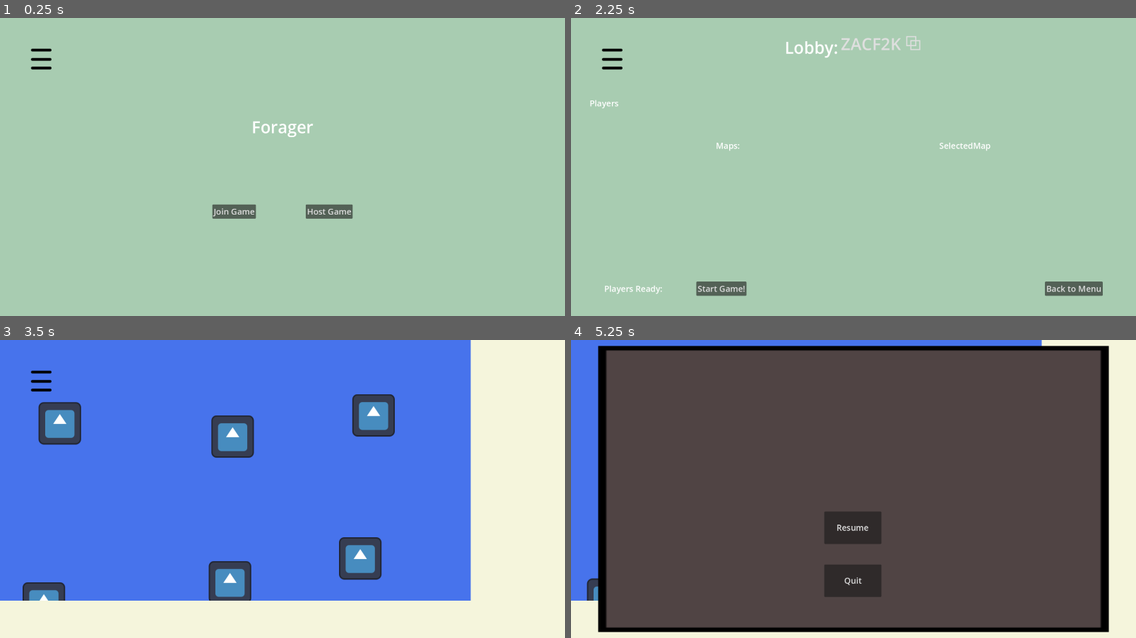
Above: before the commit, frames 1-4 (two rows, left to right).
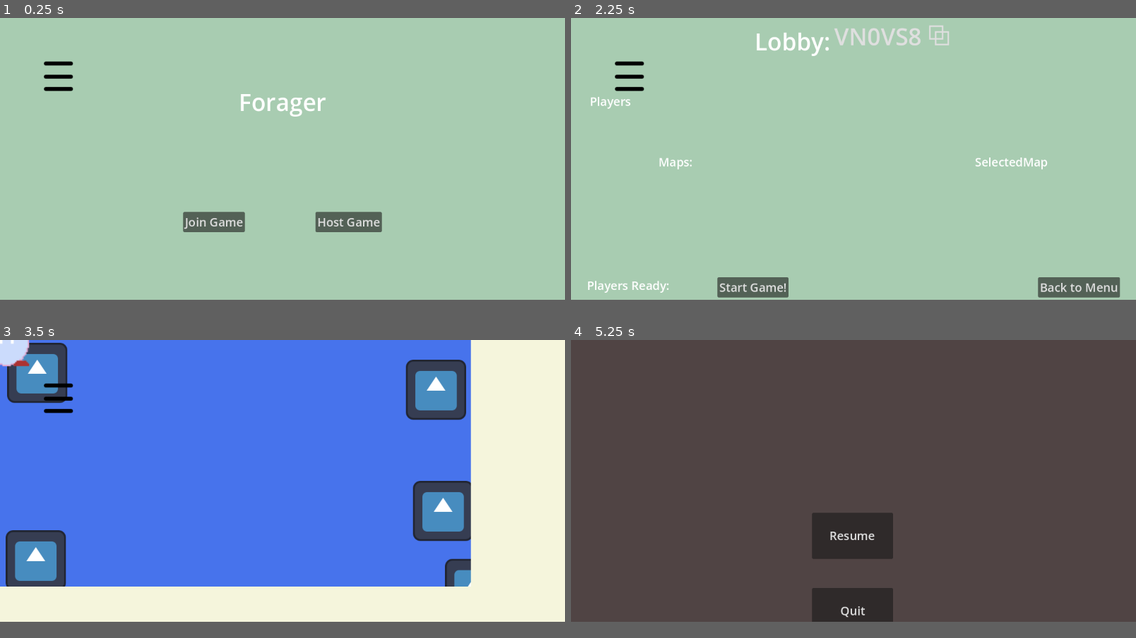
Above: after the commit, the same moments.

Repository: Collyz/Foragers
Game: Godot game, scene res://scenes/scene_controller_node.tscn
Same seed, same stepped clock (60 frames per second), same inputs: the game is played once before the commit and once after it. The engine's default icon, where the game draws it, is replaced by a stand-in: a white triangle on a blue panel in a dark square.
Inputs (mouse positions are in pixels of both pictures, inside the frame that each line leads up to; where the layout moved, square brackets give the same spot in the first picture):
- Up to frame 1 (0.25 s): no input
- Up to frame 2 (2.25 s): click "Join Game" at 0.5 s; click "Back to Menu" at 1.25 s; click "Host Game" at 2 s
- Up to frame 3 (3.5 s): click "Start Game!" at 2.75 s
- Up to frame 4 (5.25 s): move the mouse to (977, 474) at 3.52 s; hold D (move_right, bound only after the commit) 3.53-4.25 s; click (977, 474) at 3.67 s; drag from (740, 503) to (825, 548) at 4.27 s; click (627, 402) [610, 381] at 5 s
In our replay, the window is 800x423 before the commit and 800x400 after it. These sizes can differ from the game's own. Grey fills any space a smaller window leaves; there, only what the larger window draws over its background counts as a difference.

The runs differ from the first frame. In frame 1, 2.7% of the frame differs, in the area x 5-68%, y 10-72%; in frame 2, 3.6%; in frame 3, 18%; in frame 4, 22%, in the area x 0-100%, y 0-99%.

Commit message:
Localhost multiplayer temp works

Diff:
--- a/foragers/character_body_2d.gd
+++ /dev/null
@@ -1 +0,0 @@
-extends CharacterBody2D
--- a/foragers/filler.tscn
+++ b/foragers/filler.tscn
@@ -1,18 +1,183 @@
-[gd_scene load_steps=4 format=3 uid="uid://dl1uub6ccu1uk"]
+[gd_scene load_steps=22 format=3 uid="uid://dl1uub6ccu1uk"]
 
-[ext_resource type="Script" uid="uid://1tqv1hgyde3m" path="res://character_body_2d.gd" id="1_a01ra"]
-[ext_resource type="Texture2D" uid="uid://bk44nnxqotsdn" path="res://assets/misc/icon.svg" id="1_hbxsj"]
+[ext_resource type="Script" uid="uid://1tqv1hgyde3m" path="res://player_filler.gd" id="1_a01ra"]
+[ext_resource type="Texture2D" uid="uid://dxmchka13pyrg" path="res://blob.png" id="2_a01ra"]
 
-[sub_resource type="RectangleShape2D" id="RectangleShape2D_a01ra"]
-size = Vector2(128, 128)
+[sub_resource type="AtlasTexture" id="AtlasTexture_qx4n1"]
+atlas = ExtResource("2_a01ra")
+region = Rect2(0, 0, 32, 32)
 
-[node name="filler" type="Node2D"]
+[sub_resource type="AtlasTexture" id="AtlasTexture_2vqg5"]
+atlas = ExtResource("2_a01ra")
+region = Rect2(32, 0, 32, 32)
 
-[node name="CharacterBody2D" type="CharacterBody2D" parent="."]
+[sub_resource type="AtlasTexture" id="AtlasTexture_wmin5"]
+atlas = ExtResource("2_a01ra")
+region = Rect2(32, 64, 32, 32)
+
+[sub_resource type="AtlasTexture" id="AtlasTexture_s5ycq"]
+atlas = ExtResource("2_a01ra")
+region = Rect2(0, 64, 32, 32)
+
+[sub_resource type="AtlasTexture" id="AtlasTexture_irwkt"]
+atlas = ExtResource("2_a01ra")
+region = Rect2(64, 64, 32, 32)
+
+[sub_resource type="AtlasTexture" id="AtlasTexture_3buwq"]
+atlas = ExtResource("2_a01ra")
+region = Rect2(96, 64, 32, 32)
+
+[sub_resource type="AtlasTexture" id="AtlasTexture_bmgur"]
+atlas = ExtResource("2_a01ra")
+region = Rect2(0, 96, 32, 32)
+
+[sub_resource type="AtlasTexture" id="AtlasTexture_t04tp"]
+atlas = ExtResource("2_a01ra")
+region = Rect2(32, 96, 32, 32)
+
+[sub_resource type="AtlasTexture" id="AtlasTexture_lxr4s"]
+atlas = ExtResource("2_a01ra")
+region = Rect2(64, 0, 32, 32)
+
+[sub_resource type="AtlasTexture" id="AtlasTexture_104qg"]
+atlas = ExtResource("2_a01ra")
+region = Rect2(96, 0, 32, 32)
+
+[sub_resource type="AtlasTexture" id="AtlasTexture_6wtxn"]
+atlas = ExtResource("2_a01ra")
+region = Rect2(0, 32, 32, 32)
+
+[sub_resource type="AtlasTexture" id="AtlasTexture_gk7rf"]
+atlas = ExtResource("2_a01ra")
+region = Rect2(32, 32, 32, 32)
+
+[sub_resource type="AtlasTexture" id="AtlasTexture_fldm6"]
+atlas = ExtResource("2_a01ra")
+region = Rect2(64, 32, 32, 32)
+
+[sub_resource type="AtlasTexture" id="AtlasTexture_jbh00"]
+atlas = ExtResource("2_a01ra")
+region = Rect2(96, 32, 32, 32)
+
+[sub_resource type="AtlasTexture" id="AtlasTexture_20fgg"]
+atlas = ExtResource("2_a01ra")
+region = Rect2(64, 96, 32, 32)
+
+[sub_resource type="AtlasTexture" id="AtlasTexture_7nt5e"]
+atlas = ExtResource("2_a01ra")
+region = Rect2(96, 96, 32, 32)
+
+[sub_resource type="SpriteFrames" id="SpriteFrames_a01ra"]
+animations = [{
+"frames": [{
+"duration": 1.0,
+"texture": SubResource("AtlasTexture_qx4n1")
+}, {
+"duration": 1.0,
+"texture": SubResource("AtlasTexture_2vqg5")
+}],
+"loop": true,
+"name": &"idle_down",
+"speed": 3.0
+}, {
+"frames": [{
+"duration": 1.0,
+"texture": SubResource("AtlasTexture_wmin5")
+}, {
+"duration": 1.0,
+"texture": SubResource("AtlasTexture_s5ycq")
+}],
+"loop": true,
+"name": &"idle_left",
+"speed": 3.0
+}, {
+"frames": [{
+"duration": 1.0,
+"texture": SubResource("AtlasTexture_irwkt")
+}, {
+"duration": 1.0,
+"texture": SubResource("AtlasTexture_3buwq")
+}],
+"loop": true,
+"name": &"idle_right",
+"speed": 3.0
+}, {
+"frames": [{
+"duration": 1.0,
+"texture": SubResource("AtlasTexture_bmgur")
+}, {
+"duration": 1.0,
+"texture": SubResource("AtlasTexture_t04tp")
+}],
+"loop": true,
+"name": &"idle_up",
+"speed": 3.0
+}, {
+"frames": [{
+"duration": 1.0,
+"texture": SubResource("AtlasTexture_lxr4s")
+}, {
+"duration": 1.0,
+"texture": SubResource("AtlasTexture_104qg")
+}],
+"loop": true,
+"name": &"walk_down",
+"speed": 3.0
+}, {
+"frames": [{
+"duration": 1.0,
+"texture": SubResource("AtlasTexture_6wtxn")
+}, {
+"duration": 1.0,
+"texture": SubResource("AtlasTexture_gk7rf")
+}],
+"loop": true,
+"name": &"walk_left",
+"speed": 3.0
+}, {
+"frames": [{
+"duration": 1.0,
+"texture": SubResource("AtlasTexture_fldm6")
+}, {
+"duration": 1.0,
+"texture": SubResource("AtlasTexture_jbh00")
+}],
+"loop": true,
+"name": &"walk_right",
+"speed": 3.0
+}, {
+"frames": [{
+"duration": 1.0,
+"texture": SubResource("AtlasTexture_20fgg")
+}, {
+"duration": 1.0,
+"texture": SubResource("AtlasTexture_7nt5e")
+}],
+"loop": true,
+"name": &"walk_up",
+"speed": 3.0
+}]
+
+[sub_resource type="CircleShape2D" id="CircleShape2D_hcjk1"]
+radius = 49.366
+
+[sub_resource type="SceneReplicationConfig" id="SceneReplicationConfig_a01ra"]
+properties/0/path = NodePath(".:position")
+properties/0/spawn = true
+properties/0/replication_mode = 1
+
+[node name="player" type="CharacterBody2D"]
+collision_layer = 2
 script = ExtResource("1_a01ra")
 
-[node name="CollisionShape2D" type="CollisionShape2D" parent="CharacterBody2D"]
-shape = SubResource("RectangleShape2D_a01ra")
+[node name="AnimatedSprite2D" type="AnimatedSprite2D" parent="."]
+scale = Vector2(3, 3)
+sprite_frames = SubResource("SpriteFrames_a01ra")
+animation = &"idle_down"
+frame_progress = 0.312284
 
-[node name="Sprite2D" type="Sprite2D" parent="CharacterBody2D"]
-texture = ExtResource("1_hbxsj")
+[node name="CollisionShape2D" type="CollisionShape2D" parent="."]
+shape = SubResource("CircleShape2D_hcjk1")
+
+[node name="MultiplayerSynchronizer" type="MultiplayerSynchronizer" parent="."]
+replication_config = SubResource("SceneReplicationConfig_a01ra")
--- /dev/null
+++ b/foragers/player_filler.gd
@@ -0,0 +1,44 @@
+extends CharacterBody2D
+
+class_name TempPlayer
+
+@onready var anm_sprite = $AnimatedSprite2D
+var max_speed = 200
+var last_direction = Vector2(0, 1)
+
+func _enter_tree() -> void:
+	set_multiplayer_authority(int(str(name)))
+
+func _physics_process(_delta: float) -> void:
+	if !is_multiplayer_authority():
+		return
+
+	var direction = Input.get_vector("move_left", "move_right", "move_up", "move_down")
+	velocity = direction * max_speed
+	move_and_slide()
+
+	if direction.length() > 0:
+		last_direction = direction
+		play_walk_animation(direction)
+	else:
+		play_idle_animation(last_direction)
+
+func play_walk_animation(direction):
+	if direction.x > 0:
+		anm_sprite.play("walk_right")
+	elif direction.x < 0:
+		anm_sprite.play("walk_left")
+	elif direction.y > 0:
+		anm_sprite.play("walk_down")
+	elif direction.y < 0:
+		anm_sprite.play("walk_up")
+
+func play_idle_animation(direction):
+	if direction.x > 0:
+		anm_sprite.play("idle_right")
+	elif direction.x < 0:
+		anm_sprite.play("idle_left")
+	elif direction.y > 0:
+		anm_sprite.play("idle_down")
+	elif direction.y < 0:
+		anm_sprite.play("idle_up")
--- a/foragers/project.godot
+++ b/foragers/project.godot
@@ -17,8 +17,8 @@
 
 [display]
 
-window/size/viewport_width=1700
-window/size/viewport_height=900
+window/size/viewport_width=1200
+window/size/viewport_height=600
 
 [input]
 
@@ -47,8 +47,29 @@
 "events": [Object(InputEventMouseButton,"resource_local_to_scene":false,"resource_name":"","device":-1,"window_id":0,"a …(253 unchanged characters)…
 ]
 }
+move_up={
+"deadzone": 0.2,
+"events": [Object(InputEventKey,"resource_local_to_scene":false,"resource_name":"","device":0,"window_id":0,"alt_pressed":false,"shift_pressed":false,"ctrl_pressed":false,"meta_pressed":false,"pressed":false,"keycode":0,"physical_keycode":87,"key_label":0,"unicode":0,"location":0,"echo":false,"script":null)
+]
+}
+move_down={
+"deadzone": 0.2,
+"events": [Object(InputEventKey,"resource_local_to_scene":false,"resource_name":"","device":-1,"window_id":0,"alt_pressed":false,"shift_pressed":false,"ctrl_pressed":false,"meta_pressed":false,"pressed":false,"keycode":0,"physical_keycode":83,"key_label":0,"unicode":115,"location":0,"echo":false,"script":null)
+]
+}
+move_left={
+"deadzone": 0.2,
+"events": [Object(InputEventKey,"resource_local_to_scene":false,"resource_name":"","device":-1,"window_id":0,"alt_pressed":false,"shift_pressed":false,"ctrl_pressed":false,"meta_pressed":false,"pressed":false,"keycode":0,"physical_keycode":65,"key_label":0,"unicode":97,"location":0,"echo":false,"script":null)
+]
+}
+move_right={
+"deadzone": 0.2,
+"events": [Object(InputEventKey,"resource_local_to_scene":false,"resource_name":"","device":-1,"window_id":0,"alt_pressed":false,"shift_pressed":false,"ctrl_pressed":false,"meta_pressed":false,"pressed":false,"keycode":0,"physical_keycode":68,"key_label":0,"unicode":100,"location":0,"echo":false,"script":null)
+]
+}
 
 [rendering]
 
+textures/canvas_textures/default_texture_filter=0
 renderer/rendering_method="gl_compatibility"
 renderer/rendering_method.mobile="gl_compatibility"
--- a/foragers/scenes/game_scene.tscn
+++ b/foragers/scenes/game_scene.tscn
@@ -2,7 +2,7 @@
 
 [ext_resource type="Script" uid="uid://clrvk7x6lxtiw" path="res://scripts/scene_scripts/game_scene.gd" id="1_ycayy"]
 [ext_resource type="Script" uid="uid://beux00cohix03" path="res://scripts/scene_scripts/board_camera.gd" id="2_bw6k5"]
-[ext_resource type="PackedScene" uid="uid://dl1uub6ccu1uk" path="res://filler.tscn" id="2_ycayy"]
+[ext_resource type="Texture2D" uid="uid://bk44nnxqotsdn" path="res://assets/misc/icon.svg" id="2_y3j0m"]
 [ext_resource type="PackedScene" uid="uid://dnimkygvmidpk" path="res://setting_interface_scenes/settings_visual_button.tscn" id="3_y3j0m"]
 
 [node name="Game" type="Control"]
@@ -57,14 +57,21 @@
 offset_right = 1408.0
 offset_bottom = 887.0
 
-[node name="SubViewport" type="SubViewport" parent="SubViewportContainerBoard"]
+[node name="BoardSubViewport" type="SubViewport" parent="SubViewportContainerBoard"]
 handle_input_locally = false
 render_target_update_mode = 4
 
-[node name="BG" type="CanvasLayer" parent="SubViewportContainerBoard/SubViewport"]
+[node name="BoardCamera" type="Camera2D" parent="SubViewportContainerBoard/BoardSubViewport"]
+limit_smoothed = true
+position_smoothing_enabled = true
+editor_draw_limits = true
+editor_draw_drag_margin = true
+script = ExtResource("2_bw6k5")
+
+[node name="BG" type="CanvasLayer" parent="SubViewportContainerBoard/BoardSubViewport"]
 layer = -1
 
-[node name="ColorRect" type="ColorRect" parent="SubViewportContainerBoard/SubViewport/BG"]
+[node name="ColorRect" type="ColorRect" parent="SubViewportContainerBoard/BoardSubViewport/BG"]
 anchors_preset = 15
 anchor_right = 1.0
 anchor_bottom = 1.0
@@ -72,33 +79,44 @@
 grow_vertical = 2
 color = Color(0.276632, 0.452537, 0.923213, 1)
 
-[node name="BoardCamera" type="Camera2D" parent="SubViewportContainerBoard/SubViewport"]
-limit_smoothed = true
-position_smoothing_enabled = true
-editor_draw_limits = true
-editor_draw_drag_margin = true
-script = ExtResource("2_bw6k5")
+[node name="Sprite2D" type="Sprite2D" parent="SubViewportContainerBoard/BoardSubViewport"]
+position = Vector2(995, 522)
+texture = ExtResource("2_y3j0m")
 
-[node name="filler" parent="SubViewportContainerBoard/SubViewport" instance=ExtResource("2_ycayy")]
-position = Vector2(112, 784)
+[node name="Sprite2D2" type="Sprite2D" parent="SubViewportContainerBoard/BoardSubViewport"]
+position = Vector2(927, 356)
+texture = ExtResource("2_y3j0m")
 
-[node name="filler2" parent="SubViewportContainerBoard/SubViewport" instance=ExtResource("2_ycayy")]
-position = Vector2(1104, 216)
+[node name="Sprite2D3" type="Sprite2D" parent="SubViewportContainerBoard/BoardSubViewport"]
+position = Vector2(65, 62)
+texture = ExtResource("2_y3j0m")
 
-[node name="filler3" parent="SubViewportContainerBoard/SubViewport" instance=ExtResource("2_ycayy")]
-position = Vector2(672, 720)
+[node name="Sprite2D4" type="Sprite2D" parent="SubViewportContainerBoard/BoardSubViewport"]
+position = Vector2(62, 461)
+texture = ExtResource("2_y3j0m")
 
-[node name="filler4" parent="SubViewportContainerBoard/SubViewport" instance=ExtResource("2_ycayy")]
-position = Vector2(160, 240)
+[node name="Sprite2D5" type="Sprite2D" parent="SubViewportContainerBoard/BoardSubViewport"]
+position = Vector2(912, 98)
+texture = ExtResource("2_y3j0m")
 
-[node name="filler5" parent="SubViewportContainerBoard/SubViewport" instance=ExtResource("2_ycayy")]
-position = Vector2(1064, 648)
+[node name="Sprite2D8" type="Sprite2D" parent="SubViewportContainerBoard/BoardSubViewport"]
+position = Vector2(83, 747)
+texture = ExtResource("2_y3j0m")
 
-[node name="filler6" parent="SubViewportContainerBoard/SubViewport" instance=ExtResource("2_ycayy")]
-position = Vector2(680, 280)
+[node name="Sprite2D7" type="Sprite2D" parent="SubViewportContainerBoard/BoardSubViewport"]
+position = Vector2(1336, 69)
+texture = ExtResource("2_y3j0m")
+
+[node name="Sprite2D6" type="Sprite2D" parent="SubViewportContainerBoard/BoardSubViewport"]
+position = Vector2(751, 731)
+texture = ExtResource("2_y3j0m")
 
 [node name="SettingsVisualButton" parent="." instance=ExtResource("3_y3j0m")]
 layout_mode = 1
 anchors_preset = 9
 anchor_bottom = 1.0
 grow_vertical = 2
+
+[node name="MultiplayerSpawner" type="MultiplayerSpawner" parent="."]
+_spawnable_scenes = PackedStringArray("uid://dl1uub6ccu1uk")
+spawn_path = NodePath("../SubViewportContainerBoard/BoardSubViewport")
--- a/foragers/scenes/hosting_lobby.tscn
+++ b/foragers/scenes/hosting_lobby.tscn
@@ -45,13 +45,11 @@
 
 [node name="VBoxContainer" type="VBoxContainer" parent="."]
 layout_mode = 1
-anchors_preset = 5
-anchor_left = 0.5
-anchor_right = 0.5
-offset_left = -750.0
-offset_right = 750.0
-offset_bottom = 900.0
+anchors_preset = 15
+anchor_right = 1.0
+anchor_bottom = 1.0
 grow_horizontal = 2
+grow_vertical = 2
 theme_override_constants/separation = 205
 
 [node name="LobbyCodeHBox" type="HBoxContainer" parent="VBoxContainer"]
@@ -93,16 +91,19 @@
 
 [node name="HBoxContainer" type="HBoxContainer" parent="VBoxContainer"]
 layout_mode = 2
+size_flags_horizontal = 4
 size_flags_vertical = 6
 theme_override_constants/separation = 530
 
 [node name="HBoxContainer" type="HBoxContainer" parent="VBoxContainer/HBoxContainer"]
 layout_mode = 2
-size_flags_horizontal = 2
+size_flags_horizontal = 4
 theme_override_constants/separation = 95
 
 [node name="ReadyLabel" type="Label" parent="VBoxContainer/HBoxContainer/HBoxContainer"]
 layout_mode = 2
+size_flags_horizontal = 6
+size_flags_vertical = 0
 theme_override_font_sizes/font_size = 25
 text = "Players Ready: "
 horizontal_alignment = 1
@@ -110,11 +111,15 @@
 
 [node name="StartButton" type="Button" parent="VBoxContainer/HBoxContainer/HBoxContainer"]
 layout_mode = 2
+size_flags_horizontal = 2
+size_flags_vertical = 8
 theme_override_font_sizes/font_size = 25
 text = "Start Game!"
 
 [node name="BackButton" type="Button" parent="VBoxContainer/HBoxContainer"]
 layout_mode = 2
+size_flags_horizontal = 2
+size_flags_vertical = 4
 theme_override_font_sizes/font_size = 25
 text = "Back to Menu"
 
--- a/foragers/scenes/join_lobby.tscn
+++ b/foragers/scenes/join_lobby.tscn
@@ -85,3 +85,4 @@
 text = "Join Game"
 
 [connection signal="pressed" from="VBoxContainer/HBoxContainer2/BackButton" to="." method="_on_back_button_pressed"]
+[connection signal="pressed" from="VBoxContainer/HBoxContainer2/JoinGameButton" to="." method="_on_join_game_button_pressed"]
--- a/foragers/scenes/scene_controller_node.tscn
+++ b/foragers/scenes/scene_controller_node.tscn
@@ -1,6 +1,6 @@
 [gd_scene load_steps=2 format=3 uid="uid://qf8e5o45vuaj"]
 
-[ext_resource type="Script" uid="uid://bcnnowrx41jnq" path="res://scripts/multiplayer_scripts/scene_controller.gd" id="1_tgksc"]
+[ext_resource type="Script" uid="uid://bcnnowrx41jnq" path="res://scripts/scene_controller.gd" id="1_tgksc"]
 
 [node name="SceneControllerNode" type="Node"]
 script = ExtResource("1_tgksc")
--- a/foragers/scripts/host_server.gd
+++ b/foragers/scripts/multiplayer_scripts/multiplayer.gd
@@ -4,6 +4,7 @@
 var peer: ENetMultiplayerPeer
 var port_to_use: int = 25555
 var expected_lobby_code: String = ""
+var game_scene: Game
 
 func _ready():
 	peer = ENetMultiplayerPeer.new()
@@ -17,12 +18,15 @@
 		multiplayer.peer_connected.connect(
 			func(peerID):
 				print("Peer " + str(peerID) + " has joined the game!")
+				add_player(peerID)
 		)
+	add_player(multiplayer.get_unique_id())
 
 func create_client():
 	if peer != null:
 		peer.create_client("localhost", port_to_use)
 		multiplayer.multiplayer_peer = peer
+
 
 ### Generates and sets a random 6-character lobby code using A-Z and 0-9
 ### @return A random uppercase alphanumeric string.
@@ -43,3 +47,12 @@
 
 	expected_lobby_code = result
 	return result
+
+func add_player(peerID):
+	if game_scene != null:
+		game_scene.spawn_player(str(peerID))
+	else:
+		print("game scene null")
+
+func set_game_scene(scene: Game) -> void:
+	game_scene = scene
--- a/foragers/scripts/multiplayer_scripts/scene_controller.gd
+++ b/foragers/scripts/scene_controller.gd
@@ -4,12 +4,13 @@
 @onready var menu = preload("res://scenes/start_menu.tscn").instantiate()
 @onready var joining_scene: ClientScreen  = preload("res://scenes/join_lobby.tscn").instantiate()
 @onready var hosting_scene: HostingScreen = preload("res://scenes/hosting_lobby.tscn").instantiate()
-@onready var game_scene = preload("res://scenes/game_scene.tscn").instantiate()
+@onready var game_scene: Game = preload("res://scenes/game_scene.tscn").instantiate()
 
 var host_server: HostServer
 
 func _ready():
 	host_server = HostServer.new()
+	host_server.set_game_scene(game_scene)
 	add_child(menu)
 	add_child(host_server)
 	randomize()
@@ -21,19 +22,25 @@
 func scene_to_joining():
 	if get_node_or_null("res://scenes/join_lobby.tscn") == null:
 		add_child(joining_scene)
-		host_server.create_client()
 
 
 func scene_to_hosting():
 	if get_node_or_null("res://scenes/hosting_lobby.tscn") == null:
 		add_child(hosting_scene)
-		host_server.create_server()
 		hosting_scene.set_lobby_code(host_server.generate_lobby_code())
 
 func scene_to_game():
 	if get_node_or_null("res://scenes/game_scene.tscn") == null:
 		add_child(game_scene)
 
+func join_game():
+	host_server.create_client()
+	#game_scene.spawn_player()
+
+func host_game():
+	host_server.create_server()
+	#game_scene.spawn_player()
+
 func close_hosting():
 	pass
 
--- a/foragers/scripts/scene_scripts/game_scene.gd
+++ b/foragers/scripts/scene_scripts/game_scene.gd
@@ -1,8 +1,11 @@
 extends Control
+class_name Game
 
-@onready var game_camera = $SubViewportContainerBoard/SubViewport/BoardCamera
-@onready var game_viewport = $SubViewportContainerBoard/SubViewport
+
+@onready var game_camera = $SubViewportContainerBoard/BoardSubViewport/BoardCamera
+@onready var game_viewport = $SubViewportContainerBoard/BoardSubViewport
 @onready var side_viewport = $SubViewportContainerSides/SubViewport
+@onready var player = preload("res://filler.tscn")
 
 var dragging := false
 var last_mouse_position := Vector2.ZERO
@@ -26,5 +29,10 @@
 	game_camera.position = Vector2(game_viewport.size.x/2, game_viewport.size.y/2)
 	game_camera.position_smoothing_enabled = true;
 
-func _input(event):
+func _input(_event):
 	pass
+
+func spawn_player(peerID: String) -> void:
+	var temp_player: TempPlayer = player.instantiate()
+	temp_player.name = peerID
+	game_viewport.add_child(temp_player)
--- a/foragers/scripts/scene_scripts/hosting_lobby.gd
+++ b/foragers/scripts/scene_scripts/hosting_lobby.gd
@@ -22,6 +22,7 @@
 func _on_start_button_pressed():
 	parent.remove_child(self)
 	parent.scene_to_game()
+	parent.host_game()
 
 func _on_lobby_code_button_pressed():
 	DisplayServer.clipboard_set(lobby_code)
--- a/foragers/scripts/scene_scripts/join_lobby.gd
+++ b/foragers/scripts/scene_scripts/join_lobby.gd
@@ -10,6 +10,12 @@
 func _input(_event):
 	pass
 
-func _on_back_button_pressed():
+func _on_back_button_pressed() -> void:
 	parent.remove_child(self)
 	parent.scene_to_menu()
+
+
+func _on_join_game_button_pressed() -> void:
+	parent.remove_child(self)
+	parent.scene_to_game()
+	parent.join_game()
Binary file added: foragers/blob.png
Not shown, added: foragers/blob.png.import
Renamed: foragers/character_body_2d.gd.uid -> foragers/player_filler.gd.uid
Renamed: foragers/scripts/host_server.gd.uid -> foragers/scripts/multiplayer_scripts/multiplayer.gd.uid
Renamed: foragers/scripts/multiplayer_scripts/scene_controller.gd.uid -> foragers/scripts/scene_controller.gd.uid
Binary file added: foragers/scripts/setting_scripts/blob.png
Not shown, added: foragers/scripts/setting_scripts/blob.png.import
